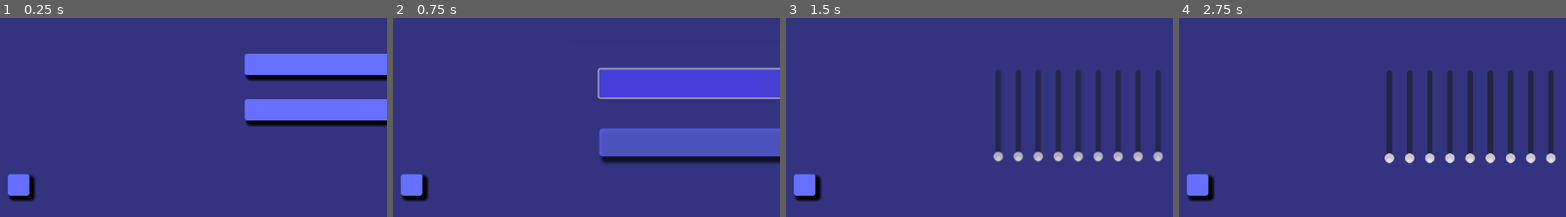
Above: before the commit, frames 1-4 (left to right).
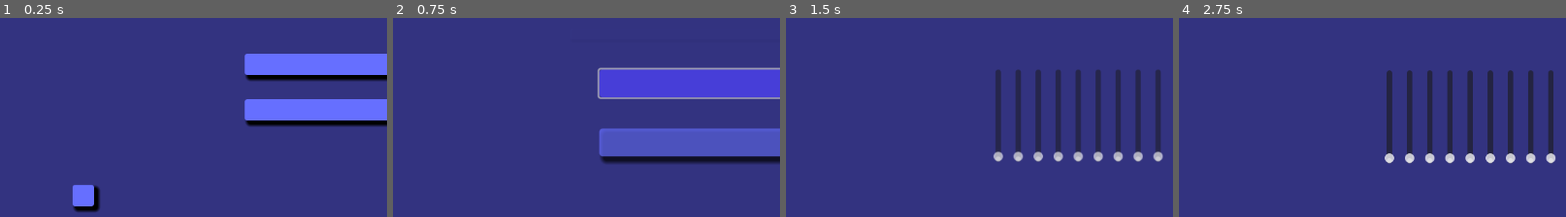
Above: after the commit, the same moments.

Repository: ViperZer0/minijam-179
Game: Godot game, scene res://scene/title/title.tscn
Two runs of this game, one before a commit and one after it. Both use one fixed random seed, a clock stepped at 60 frames per second and the inputs below.
Inputs:
- Up to frame 1 (0.25 s): no input
- Up to frame 2 (0.75 s): click "Start" at 0.5 s
- Up to frame 3 (1.5 s): click "Easy" at 1.25 s
- Up to frame 4 (2.75 s): click "Play" at 2 s
The pictures show only the part of the screen within x 2-52%, y 50-100%; the shares and areas given below are measured in that part.

The runs differ from the first frame. In frame 1, 1.9% of the frame differs, in the area x 2-26%, y 78-98%; in frame 2, 1.0%; in frame 3, 1.0%; in frame 4, 1.0%.

Commit message:
Fixed bug with canvas layer not being zoomed in

Diff:
--- a/godot/scene/title/title.gd
+++ b/godot/scene/title/title.gd
@@ -3,13 +3,13 @@
 @export_file("*.tscn") var main_scene_path: String = ""
 @onready var main_scene: Control = load(main_scene_path).instantiate()
 @onready var scene_transition_service: SceneTransitionService = ServiceProvider.get_service("SceneTransitionService")
-@onready var quit_overlay: CanvasLayer = %QuitOverlay
+@onready var quit_button: SoundButton = %QuitButton
 
 func _ready() -> void:
 	# Hide the quit button overlay on the web.
 	# I think you can close browser games? but idk, maybe that doesn't make much sense
 	if OS.get_name() == "Web":
-		quit_overlay.hide()
+		quit_button.hide()
 
 func _on_sound_button_pressed():
 	scene_transition_service.zoom_in(self, main_scene)
--- a/godot/scene/title/title.tscn
+++ b/godot/scene/title/title.tscn
@@ -54,27 +54,13 @@
 layout_mode = 2
 text = "Settings"
 
-[node name="QuitOverlay" type="CanvasLayer" parent="."]
+[node name="QuitButton" parent="." instance=ExtResource("1_baogr")]
 unique_name_in_owner = true
-
-[node name="MarginContainer" type="MarginContainer" parent="QuitOverlay"]
-anchors_preset = 2
-anchor_top = 1.0
-anchor_bottom = 1.0
-offset_top = -32.0
-offset_right = 32.0
-grow_vertical = 0
-theme_override_constants/margin_left = 32
-theme_override_constants/margin_top = 0
-theme_override_constants/margin_right = 0
-theme_override_constants/margin_bottom = 32
-
-[node name="QuitButton" parent="QuitOverlay/MarginContainer" instance=ExtResource("1_baogr")]
 layout_mode = 2
 size_flags_horizontal = 0
-size_flags_vertical = 0
+size_flags_vertical = 8
 text = "Quit
 "
 
 [connection signal="pressed" from="VBoxContainer/MarginContainer/SoundButton" to="." method="_on_sound_button_pressed"]
-[connection signal="pressed" from="QuitOverlay/MarginContainer/QuitButton" to="." method="_on_quit_button_pressed"]
+[connection signal="pressed" from="QuitButton" to="." method="_on_quit_button_pressed"]
